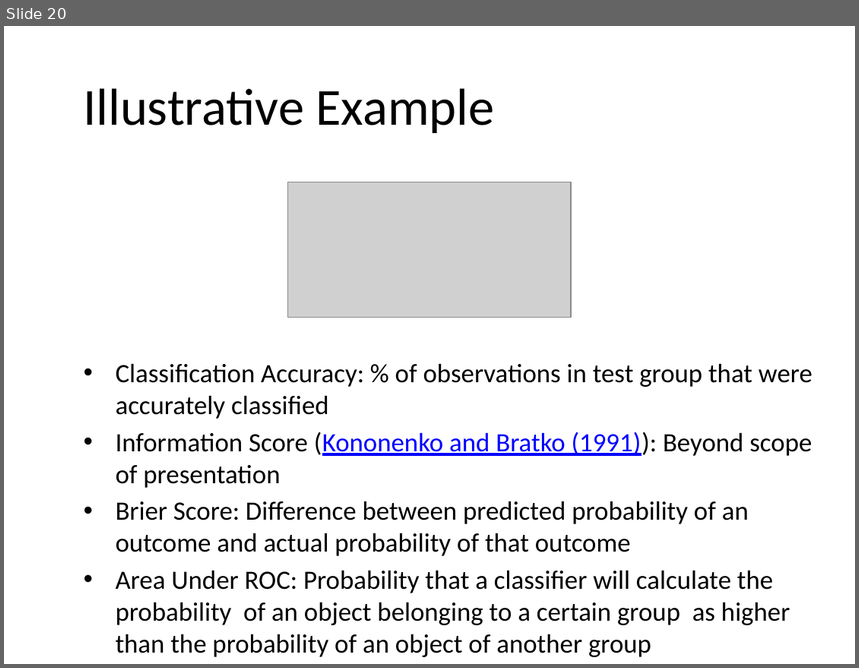
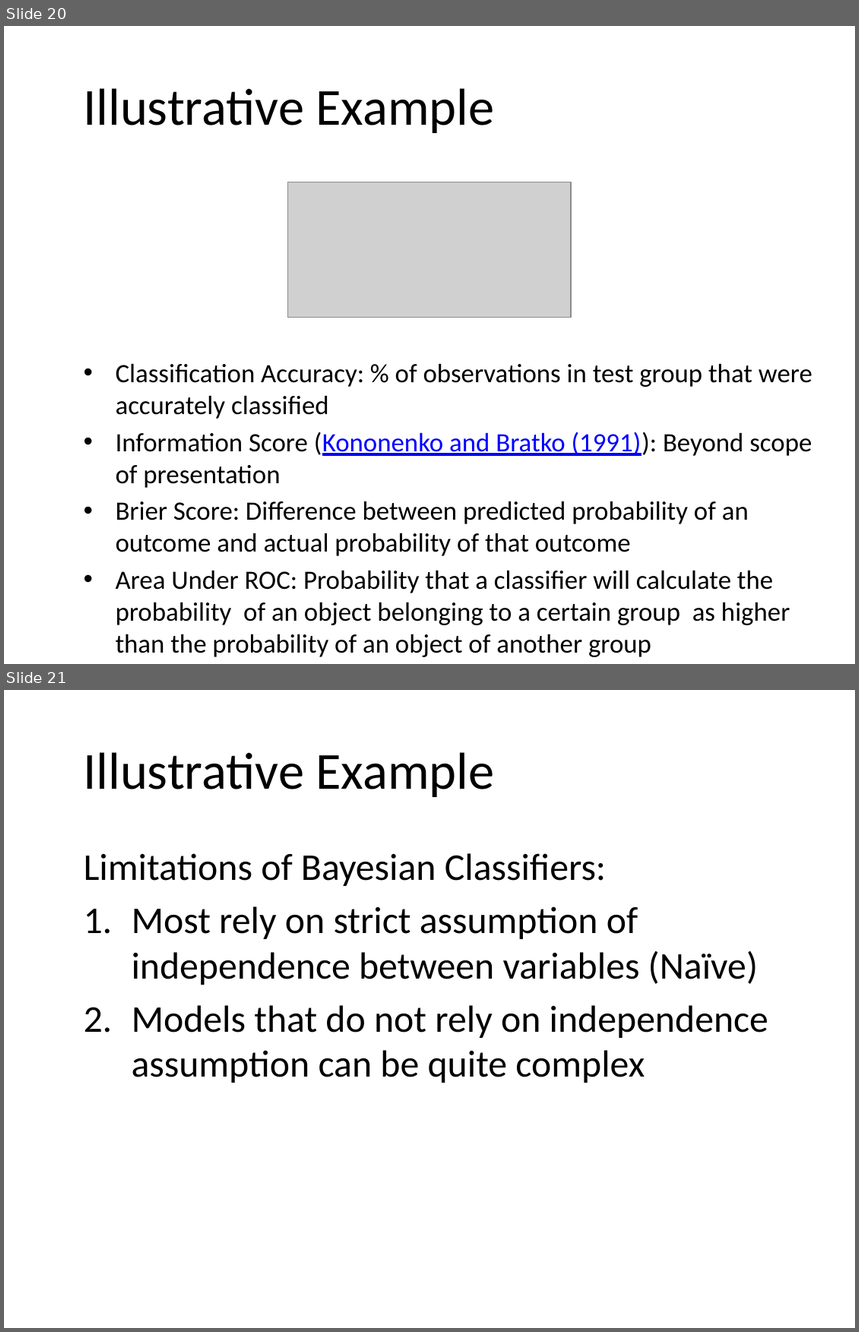
Before and after one commit to adam-m-mcelhinney/MCS507_Final_Project, a slide deck: Presentation/Bayesian Classifiers in Python.pptx. Shown one above the other, each under a label of ours: slide 20 before the commit, slides 20 and 21 after it. The pictures are 859x668 and 859x1332 pixels, drawn with LibreOffice and Linux fonts; fonts in the diff are those of the drawing; grey boxes stand for pictures; background and template pictures are left out. Boxes give left, top, right and bottom in pixels: in the first picture for what was removed or moved away, otherwise in the second. Text is boxed around its words. In the diff, an @@ line names an element or a change of style, - is before the commit and + after.

```diff
--- a/Presentation/Bayesian Classifiers in Python.pptx
+++ b/Presentation/Bayesian Classifiers in Python.pptx
@@ slide 21 added at [4,690,855,1328], background picture (left out) @@
@@ title added at [84,752,495,797], 44 pt, text #000000 @@
+Illustrative Example
@@ text added at [84,853,769,1083], 32 pt, text #000000 @@
+Limitations of Bayesian Classifiers:
+1. Most rely on strict assumption of independence between variables (Naïve)
+2. Models that do not rely on independence assumption can be quite complex
```
Also in this commit, not shown: 1 slide changed, 2 other slides added, 5 other files.
